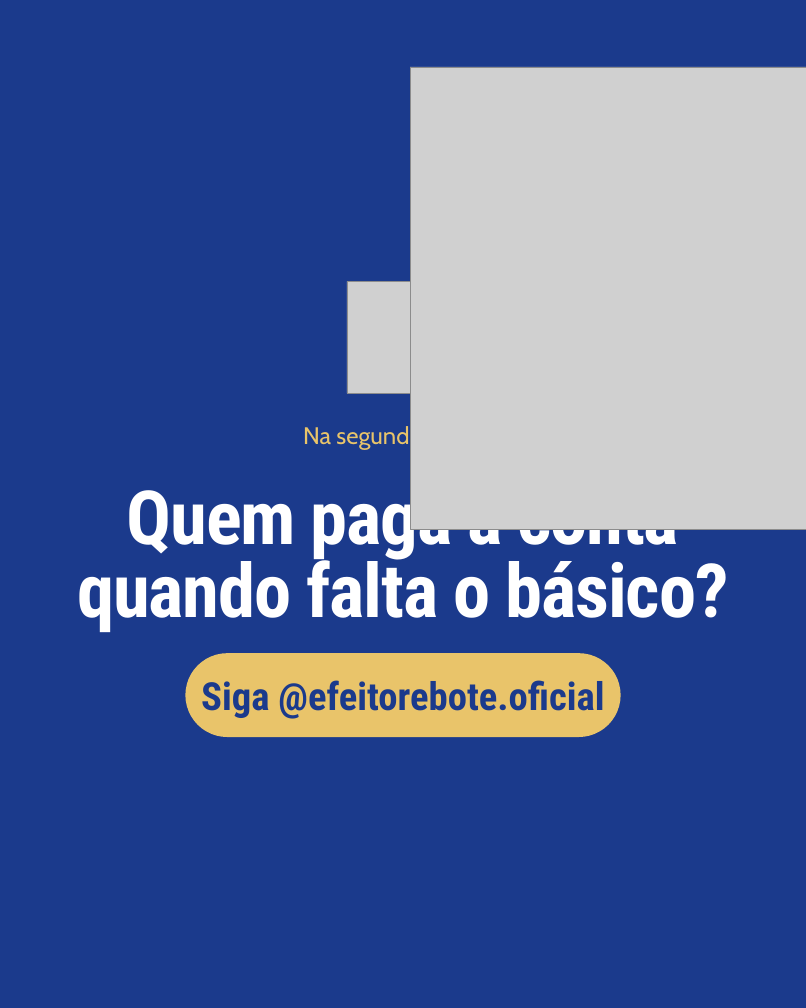
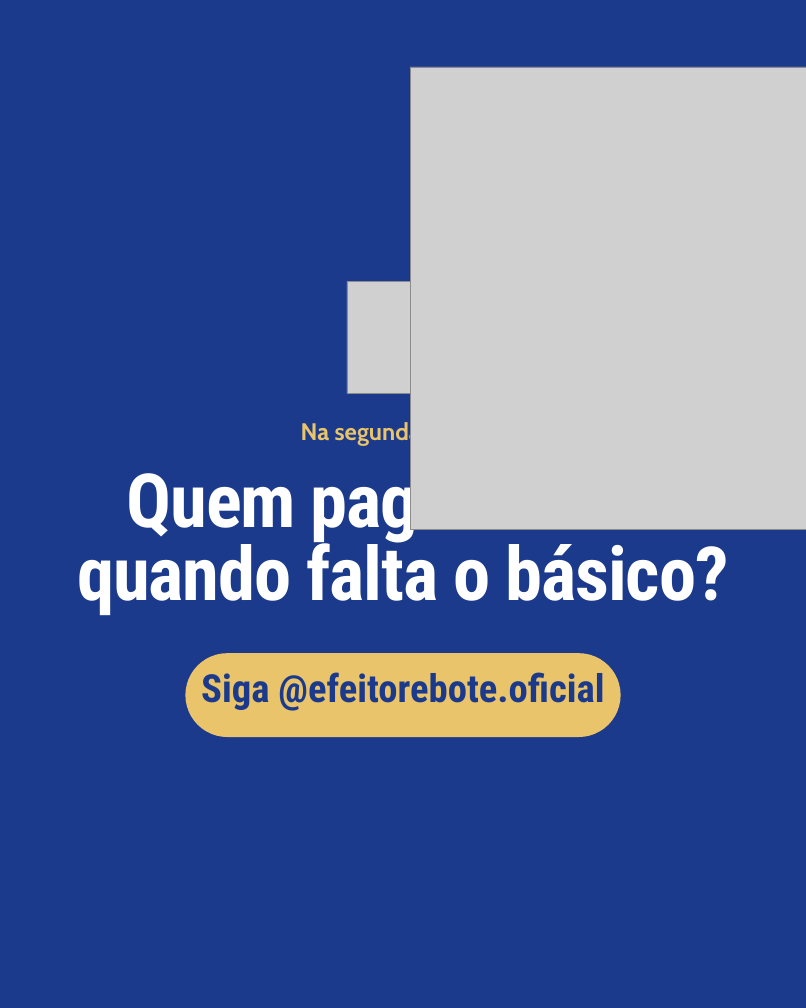
Before and after one commit to GabrielMedici/Efeito-Rebote, a slide deck: slide 6 of entregas/posts/site/kit/editavel/efeito-rebote-sex-16-10.pptx. Drawn at 806x1008 pixels with LibreOffice and Linux fonts; fonts in the diff are those of the drawing; grey boxes stand for pictures. Boxes give left, top, right and bottom in pixels: in the first picture for what was removed or moved away, otherwise in the second. Text is boxed around its words. In the diff, an @@ line names an element or a change of style, - is before the commit and + after.

```diff
--- a/entregas/posts/site/kit/editavel/efeito-rebote-sex-16-10.pptx
+++ b/entregas/posts/site/kit/editavel/efeito-rebote-sex-16-10.pptx
@@ text "Na segunda, parte 4" at [301, 419, 427, 446]: bold on @@
@@ text "Quem paga a conta quando ...": place and size @@
-text "Quem paga a conta quando ..." at [77, 475, 729, 632]
+text "Quem paga a conta quando ..." at [77, 459, 729, 615]
@@ text "Siga @efeitorebote.oficial": place and size @@
-text "Siga @efeitorebote.oficial" at [201, 680, 604, 719]
+text "Siga @efeitorebote.oficial" at [201, 672, 604, 711]
```
Also in this commit, not shown: 5 other slides changed, 18 other files.
